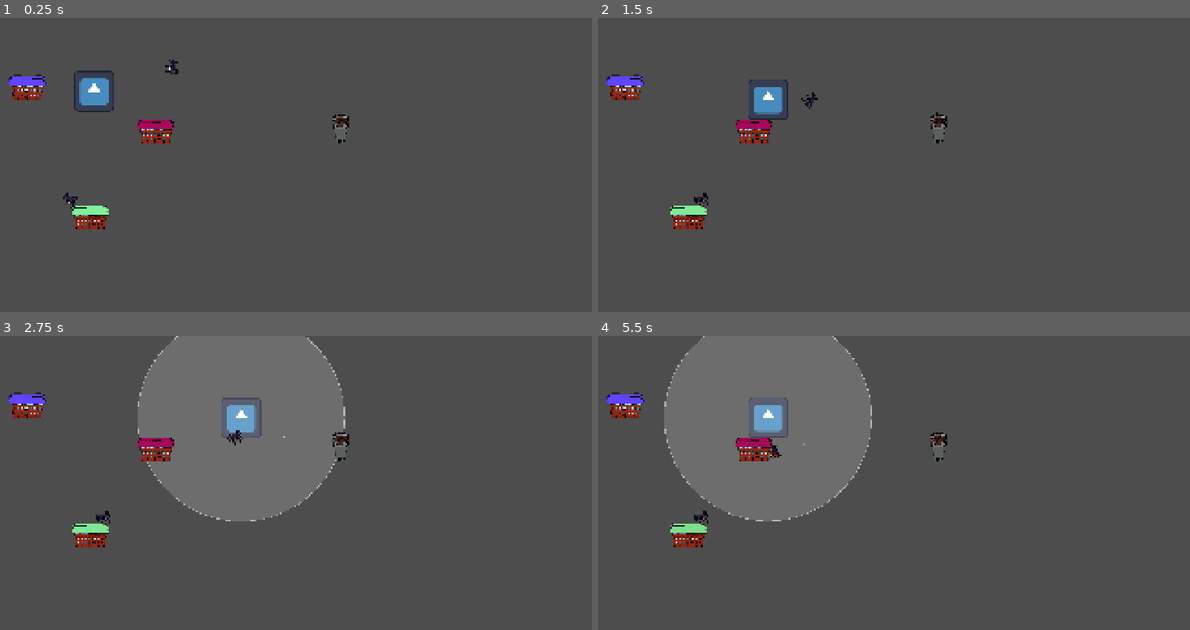
Above: before the commit, frames 1-4 (two rows, left to right).
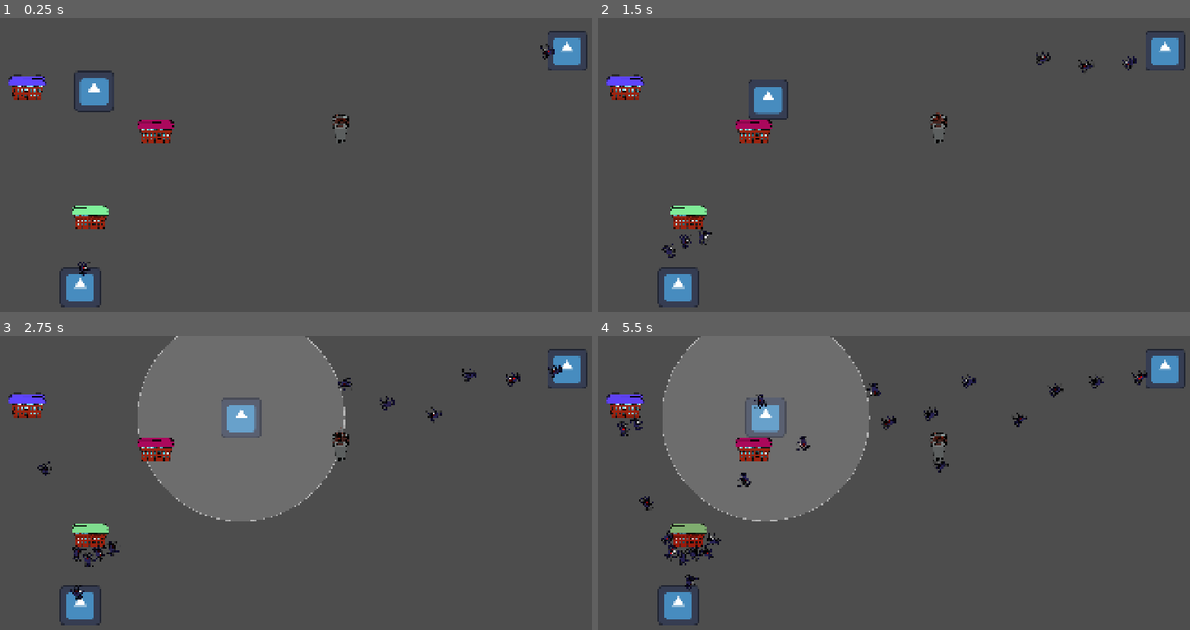
Above: after the commit, the same moments.

Repository: ternaryCat/ldjam59
Game: Godot game, scene res://components/level.tscn
Two runs of this game, one before a commit and one after it. Both use one fixed random seed, a clock stepped at 60 frames per second and the inputs below. The engine's default icon, where the game draws it, is replaced by a stand-in: a white triangle on a blue panel in a dark square.
Inputs:
- Up to frame 1 (0.25 s): no input
- Up to frame 2 (1.5 s): hold D (right) 0.53-1.28 s; hold Space (activate) 0.53-1.28 s; hold S (down) from 1.28 s (still down); tap W (top) at 1.35 s
- Up to frame 3 (2.75 s): release S (down) at 2.03 s; hold D (right) from 2.03 s (still down); hold Space (activate) from 2.03 s (still down)
- Up to frame 4 (5.5 s): release Space (activate) at 2.78 s; tap W (top) at 2.85, 4.35 s; release D (right) at 3.53 s; hold Space (activate) 3.53-4.28 s; hold A (left) 3.53-5.03 s; hold S (down) from 5.03 s (still down); hold Space (activate) from 5.03 s (still down)

The runs differ from the first frame. In frame 1, 1.3% of the frame differs, in the area x 10-100%, y 4-99%; in frame 2, 1.6%; in frame 3, 1.8%; in frame 4, 3.5%, in the area x 3-100%, y 0-99%.

Commit message:
add spawners

Diff:
--- a/components/level.tscn
+++ b/components/level.tscn
@@ -2,7 +2,7 @@
 
 [ext_resource type="PackedScene" uid="uid://b6tdgp3g2i7k2" path="res://components/level/player.tscn" id="1_ouk1x"]
 [ext_resource type="Script" uid="uid://cmb27xme82kug" path="res://components/level/player.gd" id="2_6fnek"]
-[ext_resource type="PackedScene" uid="uid://eyln1wkn80r" path="res://components/level/enemy.tscn" id="3_6fnek"]
+[ext_resource type="PackedScene" uid="uid://qllk5gttkw2r" path="res://components/level/spawner.tscn" id="3_6o5hi"]
 [ext_resource type="PackedScene" uid="uid://dmyske8pf6rii" path="res://components/level/tower.tscn" id="4_alc75"]
 [ext_resource type="PackedScene" uid="uid://cmre6hhliwtpl" path="res://components/level/building.tscn" id="5_6o5hi"]
 
@@ -14,11 +14,11 @@
 
 [node name="enemies" type="Node2D" parent="." unique_id=286288996]
 
-[node name="enemy" parent="enemies" unique_id=408884908 instance=ExtResource("3_6fnek")]
-position = Vector2(187, 531)
+[node name="spawner" parent="enemies" unique_id=1588589298 instance=ExtResource("3_6o5hi")]
+position = Vector2(268, 851)
 
-[node name="enemy2" parent="enemies" unique_id=1736653676 instance=ExtResource("3_6fnek")]
-position = Vector2(576, 94)
+[node name="spawner2" parent="enemies" unique_id=221287589 instance=ExtResource("3_6o5hi")]
+position = Vector2(1803, 104)
 
 [node name="towers" type="Node2D" parent="." unique_id=1975820466]
 
--- /dev/null
+++ b/components/level/spawner.gd
@@ -0,0 +1,26 @@
+extends Node2D
+
+const ENEMY_SCENE: PackedScene = preload("res://components/level/enemy.tscn")
+
+@export var spawn_interval: float = 0.5
+@export var max_spawns: int = 100
+
+var _spawned: int = 0
+var _cooldown: float = 0.0
+
+
+func _process(delta: float) -> void:
+	if _spawned >= max_spawns:
+		return
+	_cooldown -= delta
+	if _cooldown > 0.0:
+		return
+	_cooldown = spawn_interval
+	_spawn()
+
+
+func _spawn() -> void:
+	var enemy := ENEMY_SCENE.instantiate()
+	get_parent().add_child(enemy)
+	enemy.global_position = global_position
+	_spawned += 1
--- /dev/null
+++ b/components/level/spawner.tscn
@@ -0,0 +1,10 @@
+[gd_scene format=3 uid="uid://qllk5gttkw2r"]
+
+[ext_resource type="Texture2D" uid="uid://cvxbsh0y4gur7" path="res://icon.svg" id="1_6ii7j"]
+[ext_resource type="Script" path="res://components/level/spawner.gd" id="2_spawn"]
+
+[node name="spawner" type="Node2D" unique_id=1588589298]
+script = ExtResource("2_spawn")
+
+[node name="texture" type="Sprite2D" parent="." unique_id=450752235]
+texture = ExtResource("1_6ii7j")
Not shown, added: components/level/spawner.gd.uid
